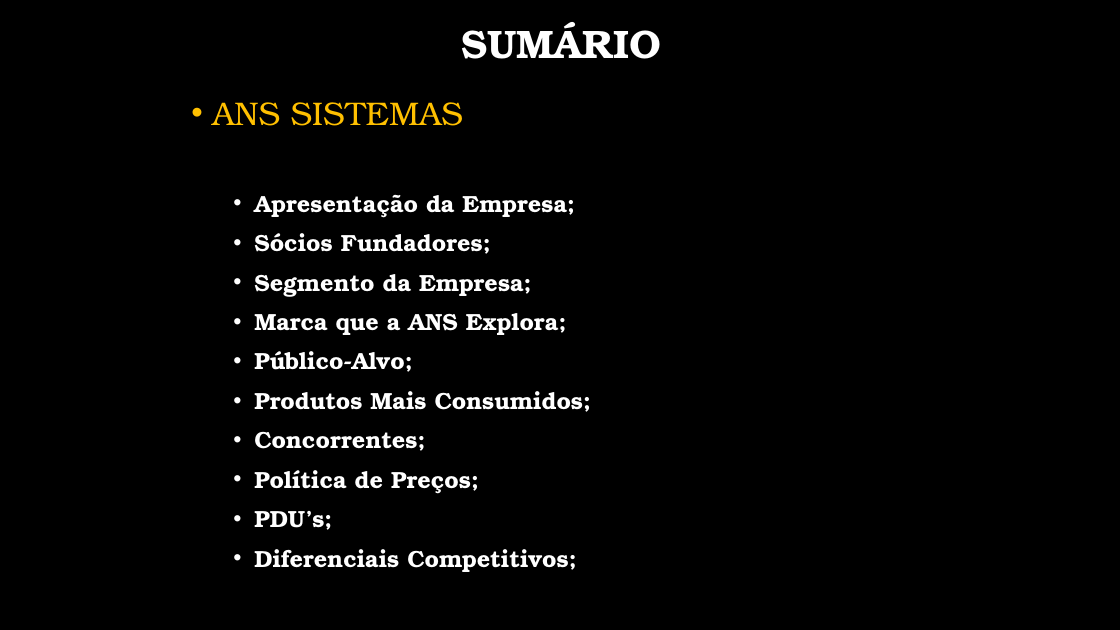
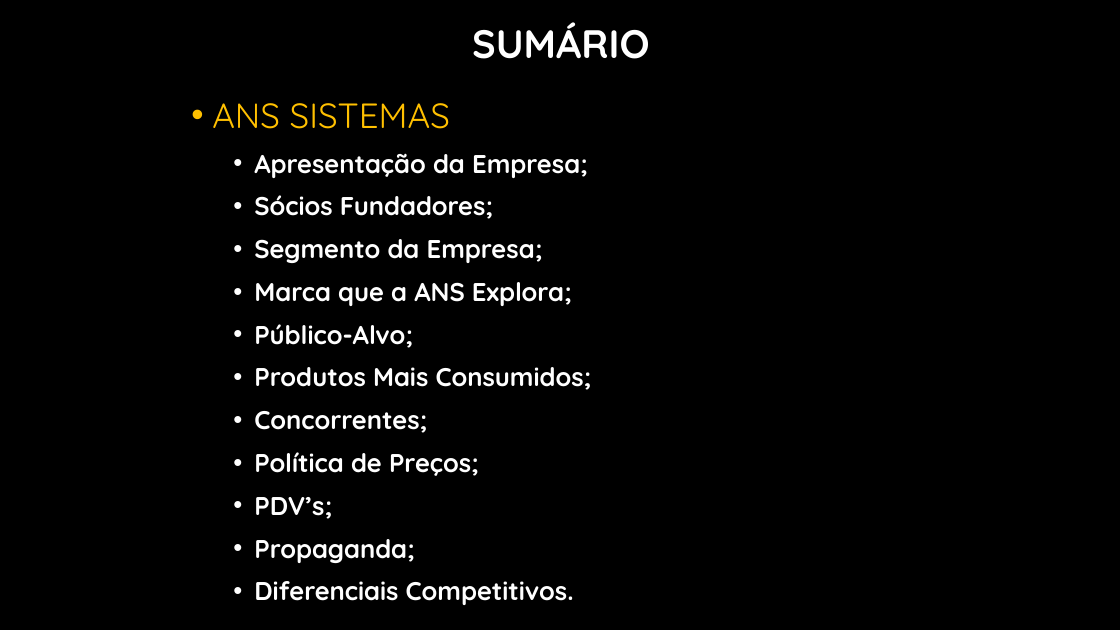
Before and after one commit to BrunoFelix/Restoran, a slide deck: slide 2 of Docs/Apresentação ANS Sistemas (Fundamentos da Gestao).pptx. Drawn at 1120x630 pixels with LibreOffice and Linux fonts; fonts in the diff are those of the drawing; background and template pictures are left out. Boxes give left, top, right and bottom in pixels: in the first picture for what was removed or moved away, otherwise in the second. Text is boxed around its words. In the diff, an @@ line names an element or a change of style, - is before the commit and + after.

```diff
--- a/Docs/Apresentação ANS Sistemas (Fundamentos da Gestao).pptx
+++ b/Docs/Apresentação ANS Sistemas (Fundamentos da Gestao).pptx
@@ title "SUMÁRIO" at box(472, 22, 650, 59): font TeX Gyre Bonum to Quicksand @@
@@ text at box(212, 103, 592, 476): size 28 to 30 pt in "ANS SISTEMAS"; font TeX Gyre Bonum to Quicksand in "ANS SISTEMAS", "Apresentação da Empresa;", "Sócios Fundadores;", "Segmento da Empresa;" and 5 more places; size 20 to 22 pt in "Apresentação da Empresa;", "Sócios Fundadores;", "Segmento da Empresa;", "Marca que a ANS Explora;" and 4 more places @@
@@ text at box(254, 497, 574, 605): text changed; size 20 to 22 pt; font TeX Gyre Bonum to Quicksand @@
-  • PDU’s;
-  • Diferenciais Competitivos;
+  • PDV’s;
+  • Propaganda;
+  • Diferenciais Competitivos.
```
Also in this commit, not shown: 20 other slides changed, 8 slides added, 3 slides removed.
